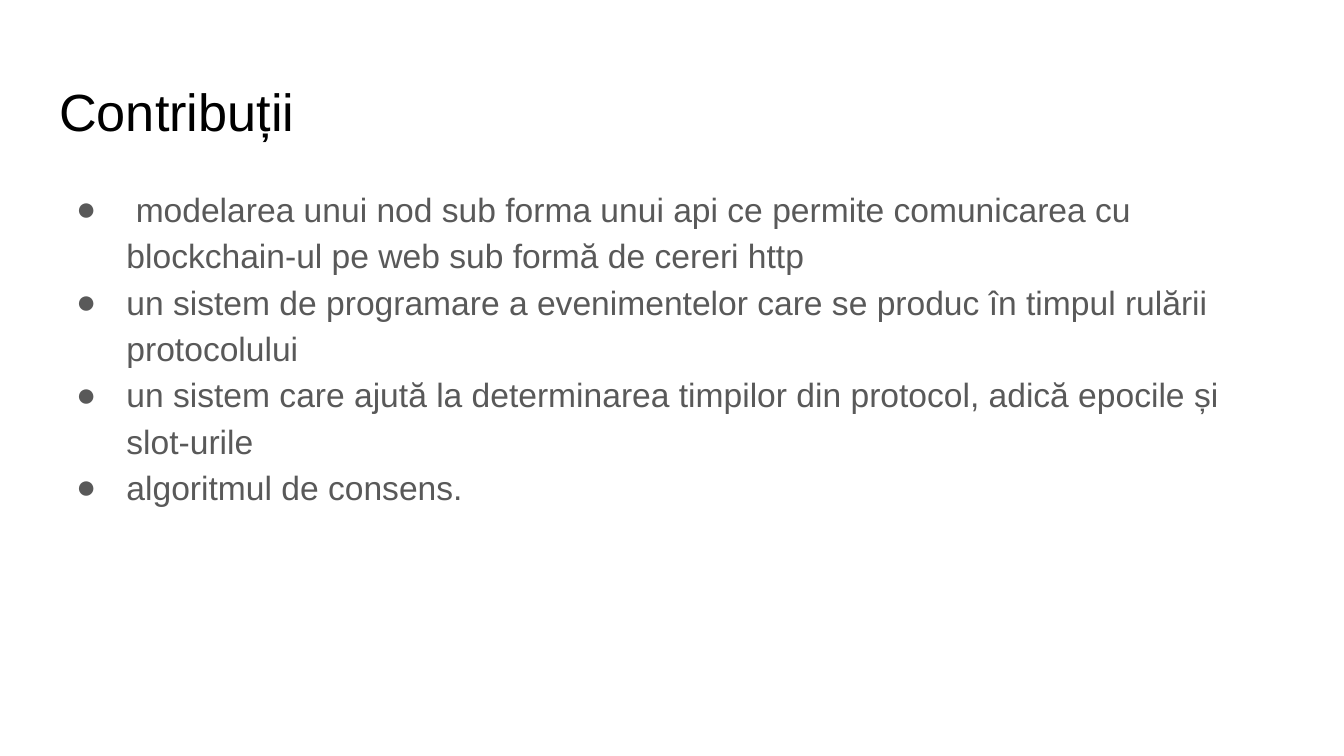
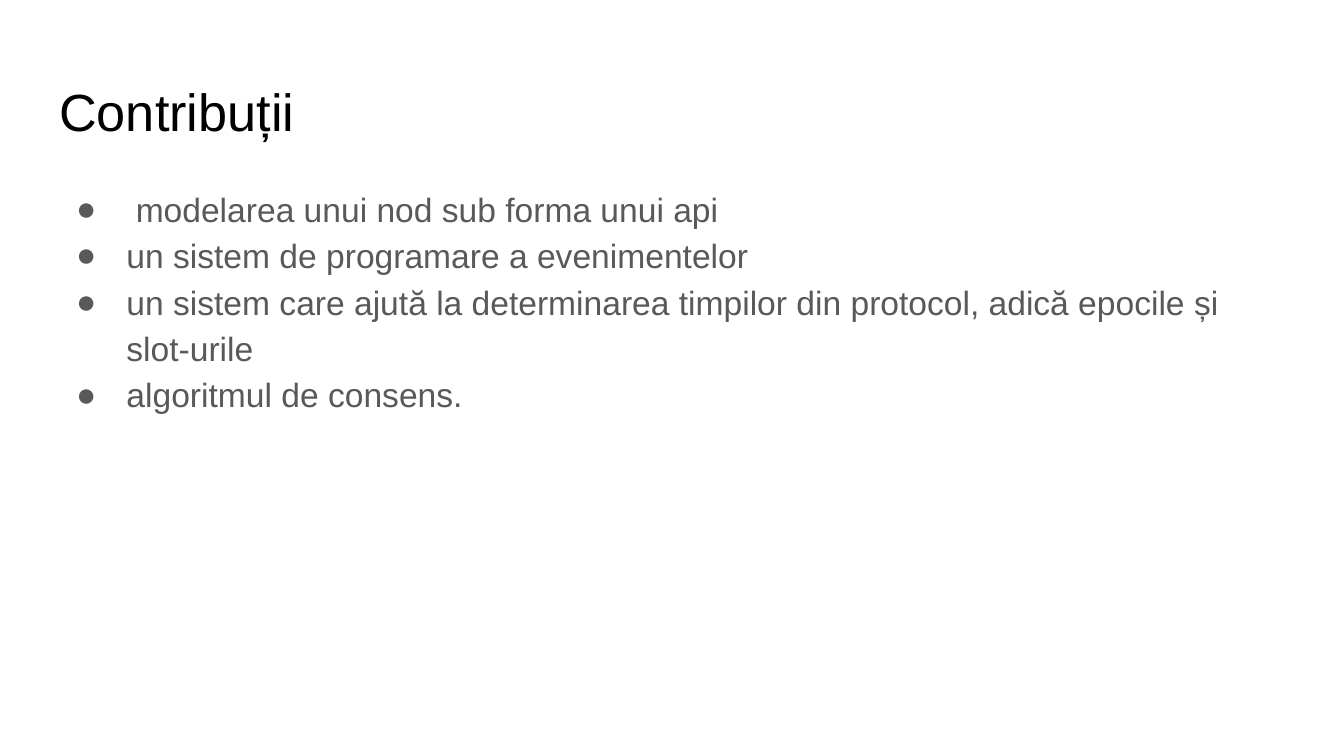
Before and after one commit to cosminchiriac97/ouroboros, a slide deck: slide 5 of Prezentare.pptx. Drawn at 1344x756 pixels with LibreOffice and Linux fonts; fonts in the diff are those of the drawing. Boxes give left, top, right and bottom in pixels: in the first picture for what was removed or moved away, otherwise in the second. Text is boxed around its words. In the diff, an @@ line names an element or a change of style, - is before the commit and + after.

```diff
--- a/Prezentare.pptx
+++ b/Prezentare.pptx
@@ text at (x1=126, y1=197, x2=748, y2=274): text changed @@
-● modelarea unui nod sub forma unui api ce permite comunicarea cu blockchain-ul pe web sub formă de cereri http
-● un sistem de programare a evenimentelor care se produc în timpul rulării protocolului
+● modelarea unui nod sub forma unui api
+● un sistem de programare a evenimentelor
```
Also in this commit, not shown: 6 other slides changed, 1 slide added, 1 other file.
